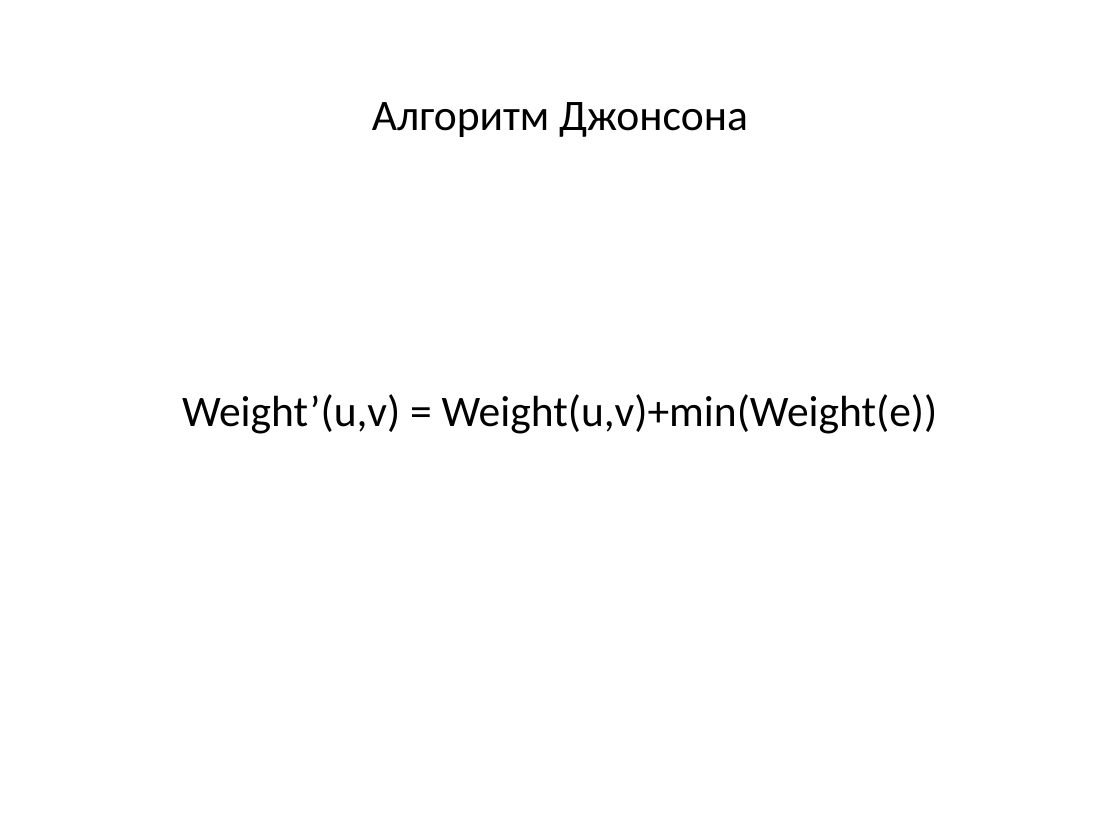
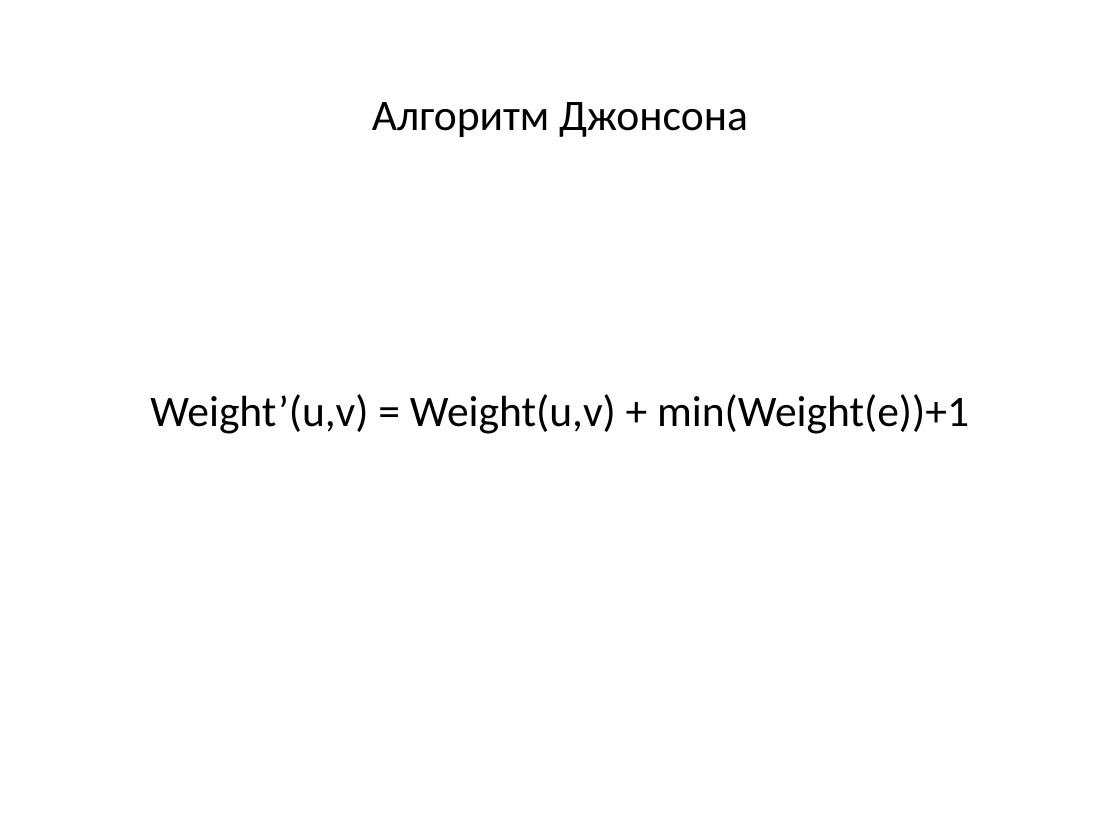
Before and after one commit to SteinbergOB/ANG, a slide deck: slide 69 of Презентации/Лекция 3.pptx (slide 67 before the commit). Drawn at 1120x840 pixels with LibreOffice and Linux fonts; fonts in the diff are those of the drawing. Boxes give left, top, right and bottom in pixels: in the first picture for what was removed or moved away, otherwise in the second. Text is boxed around its words. In the diff, an @@ line names an element or a change of style, - is before the commit and + after.

```diff
--- a/Презентации/Лекция 3.pptx
+++ b/Презентации/Лекция 3.pptx
@@ text at box(150, 394, 969, 434): text changed @@
-Weight’(u,v) = Weight(u,v)+min(Weight(e))
+Weight’(u,v) = Weight(u,v) + min(Weight(e))+1
```
Also in this commit, not shown: 4 other slides changed, 2 slides added.
